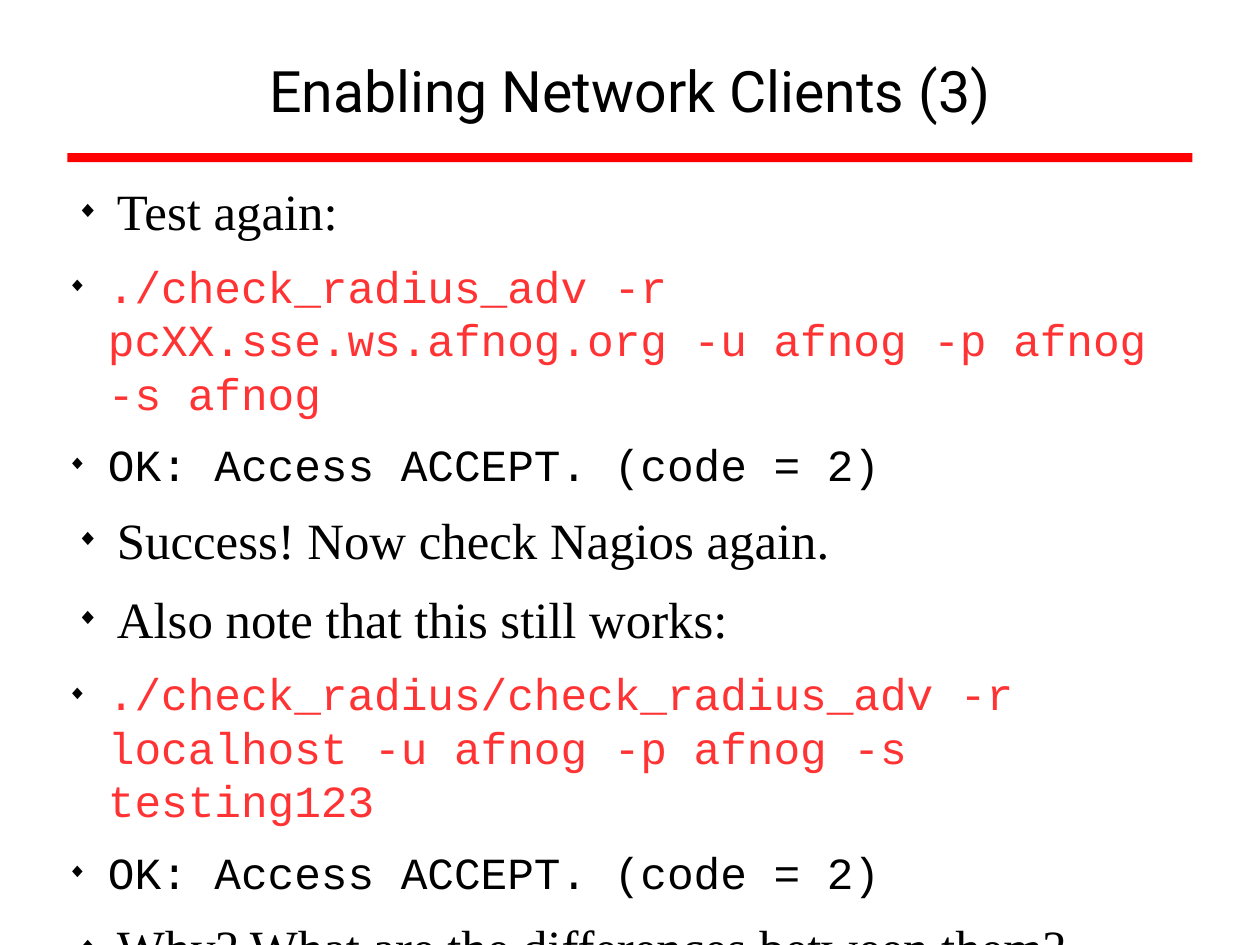
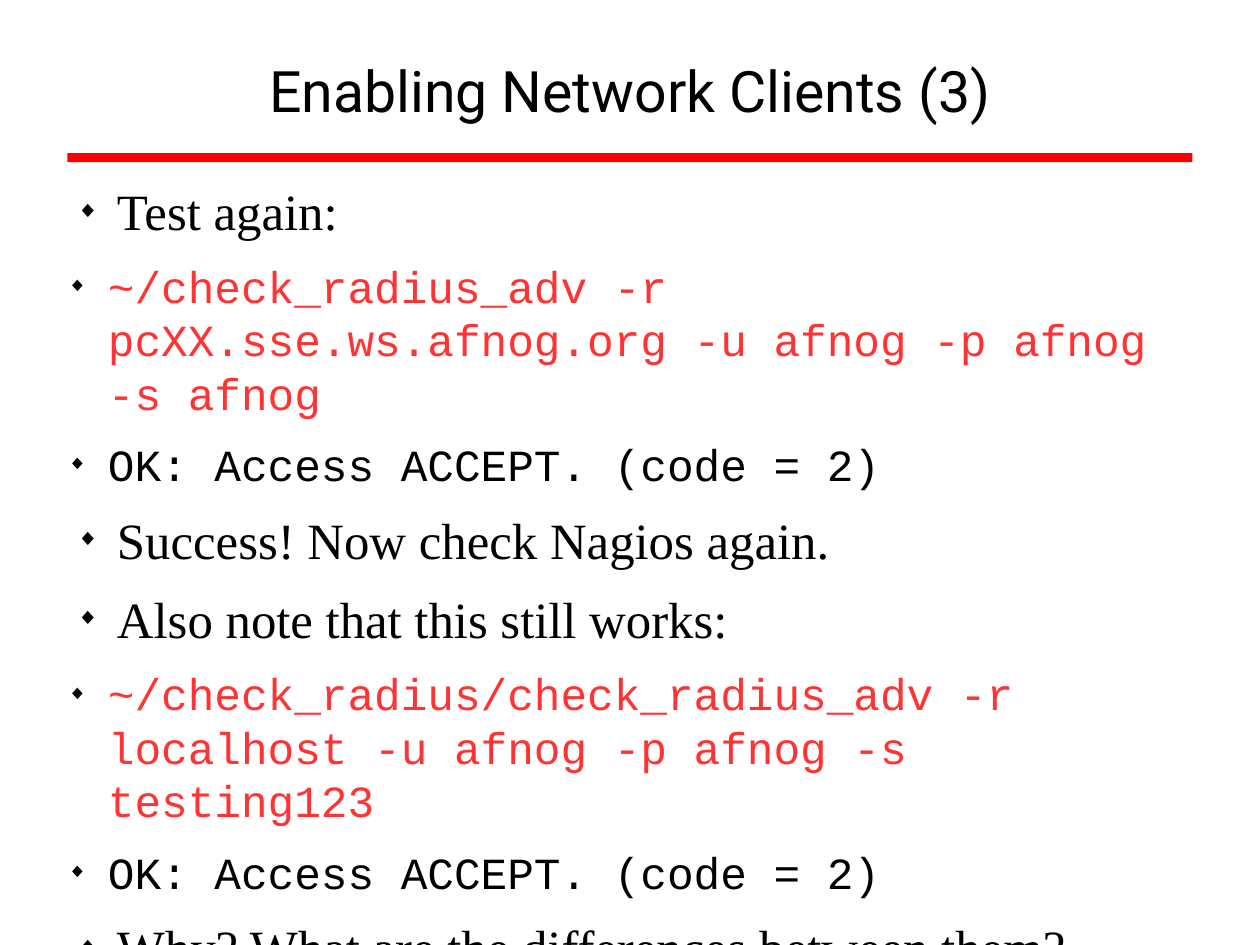
Before and after one commit to afnog/sse, a slide deck: slide 40 of radius/radius_presentation.odp (slide 39 before the commit). Drawn at 1260x945 pixels with LibreOffice and Linux fonts; fonts in the diff are those of the drawing; background and template pictures are left out. Boxes give left, top, right and bottom in pixels: in the first picture for what was removed or moved away, otherwise in the second. Text is boxed around its words. In the diff, an @@ line names an element or a change of style, - is before the commit and + after.

```diff
--- a/radius/radius_presentation.odp
+++ b/radius/radius_presentation.odp
@@ text at <box>108,271,1146,419</box>: text changed @@
-  ◆ ./check_radius_adv -r pcXX.sse.ws.afnog.org -u afnog -p afnog -s afnog
+  ◆ ~/check_radius_adv -r pcXX.sse.ws.afnog.org -u afnog -p afnog -s afnog
@@ text at <box>108,679,1013,826</box>: text changed @@
-  ◆ ./check_radius/check_radius_adv -r localhost -u afnog -p afnog -s testing123
+  ◆ ~/check_radius/check_radius_adv -r localhost -u afnog -p afnog -s testing123
```
Also in this commit, not shown: 1 other slide changed, 3 slides added, 1 slide removed, 1 other file.
